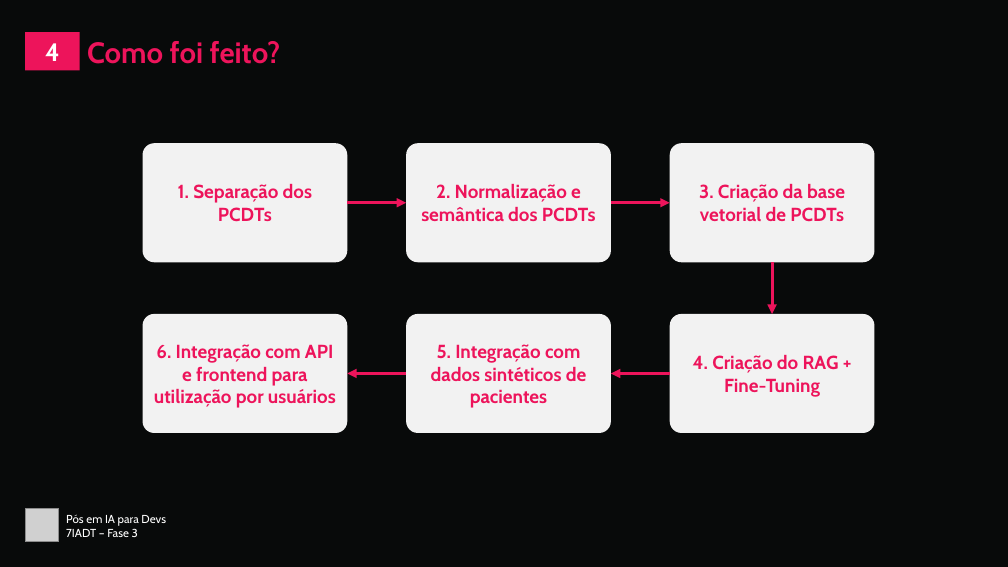
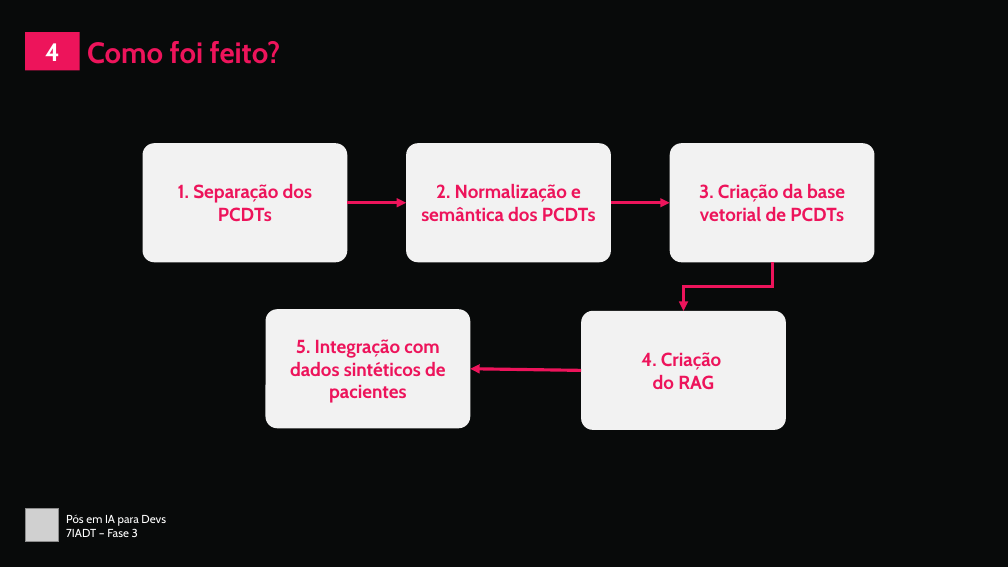
Before and after one commit to allanribeiro91/oncosus, a slide deck: slide 6 of apresentacao_projeto.pptx. Drawn at 1008x567 pixels with LibreOffice and Linux fonts; fonts in the diff are those of the drawing; grey boxes stand for pictures; background and template pictures are left out. Boxes give left, top, right and bottom in pixels: in the first picture for what was removed or moved away, otherwise in the second. Text is boxed around its words. In the diff, an @@ line names an element or a change of style, - is before the commit and + after.

```diff
--- a/apresentacao_projeto.pptx
+++ b/apresentacao_projeto.pptx
@@ elbow arrow added from (772, 262) to (684, 311), #ED145B 3 pt @@
@@ arrow removed from (772, 262) to (772, 314) @@
@@ rounded rectangle removed at [143,314,348,433] @@
-6. Integração com API e frontend para utilização por usuários
@@ rounded rectangle "5. Integração com dados sintéticos ...": place and size @@
-rounded rectangle "5. Integração com dados sintéticos ..." at [406,314,611,433]
+rounded rectangle "5. Integração com dados sintéticos ..." at [265,309,470,428]
@@ rounded rectangle "4. Criação": place and size @@
-rounded rectangle "4. Criação" at [670,314,875,433]
+rounded rectangle "4. Criação" at [582,311,786,430]
@@ text in rounded rectangle at [641,352,721,390]: text changed @@
-4. Criação do RAG + Fine-Tuning
+4. Criação
+do RAG
@@ arrow removed from (406, 374) to (347, 374) @@
@@ arrow moved from (670, 374) - (611, 374) to (582, 371) - (470, 369) @@
```
Also in this commit, not shown: 2 other slides changed, 1 slide added, 5 other files.
